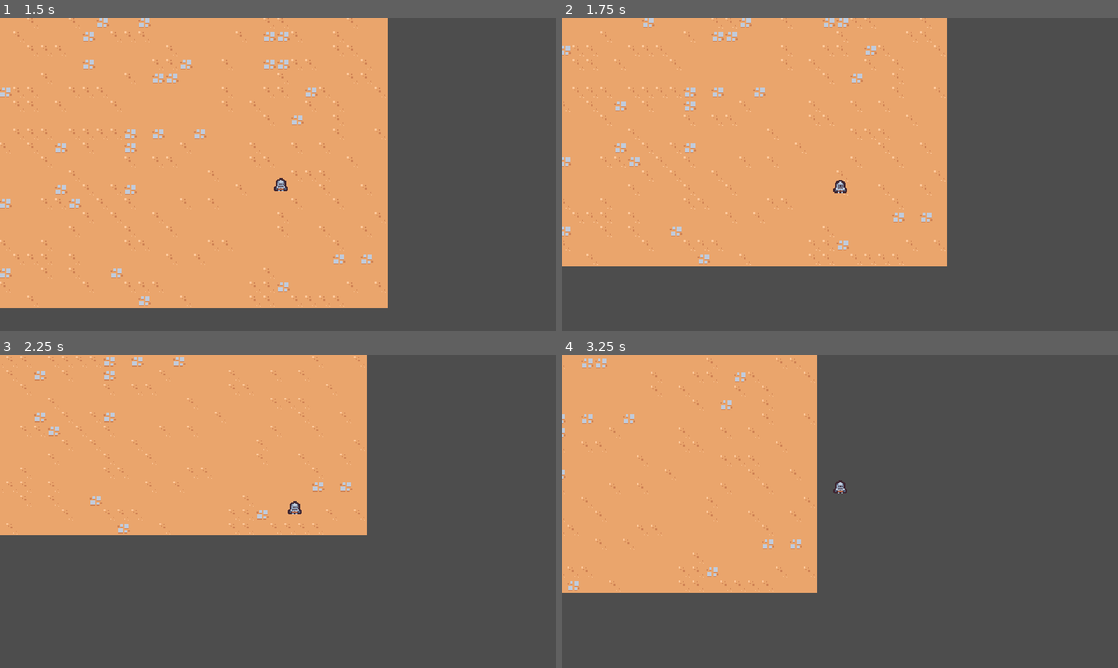
Above: before the commit, frames 1-4 (two rows, left to right).
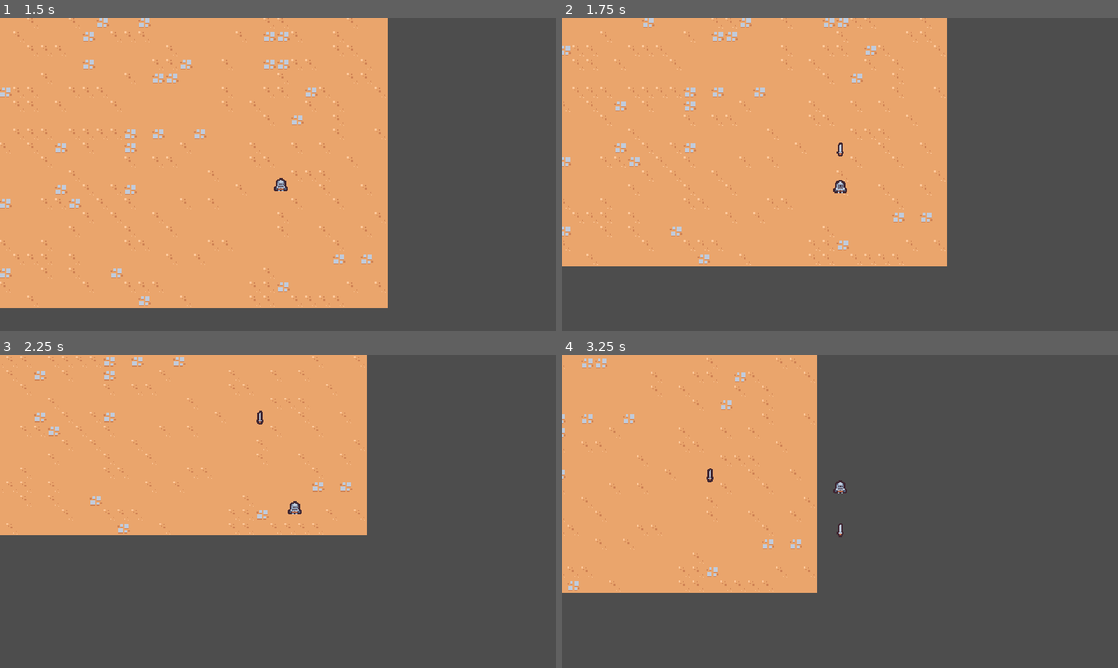
Above: after the commit, the same moments.

Repository: emyasnikov/2d-survivor-course
Game: Godot game, scene res://scenes/main/main.tscn
The game is run twice, just before and just after one commit, with the same random seed, the same clock (stepped at 60 frames per second) and the same inputs.
Inputs:
- Up to frame 1 (1.5 s): hold D (move_right) 0.53-1.28 s; hold S (move_down) from 1.28 s (still down)
- Up to frame 2 (1.75 s): keep holding S (move_down)
- Up to frame 3 (2.25 s): release S (move_down) at 2.03 s; hold D (move_right) from 2.03 s (still down)
- Up to frame 4 (3.25 s): release D (move_right) at 2.78 s; hold W (move_up) from 2.78 s (still down)

Frame 1 is identical in both runs. In frame 2, less than 0.1% of the frame differs, in the area x 49-51%, y 39-45%; in frame 3, less than 0.1%; in frame 4, less than 0.1%, in the area x 26-51%, y 36-59%.

Commit message:
Added sword instance.

Diff:
--- a/scenes/abilities/sword_ability/sword_ability_controller.gd
+++ b/scenes/abilities/sword_ability/sword_ability_controller.gd
@@ -13,4 +13,12 @@
 
 
 func _on_timer_timeout():
-    print("ping")
+    var player = get_tree().get_first_node_in_group("player") as Node2D
+
+    if player == null:
+        return
+
+    var sword_instance = sword_ability.instantiate() as Node2D
+
+    player.get_parent().add_child(sword_instance)
+    sword_instance.global_position = player.global_position
